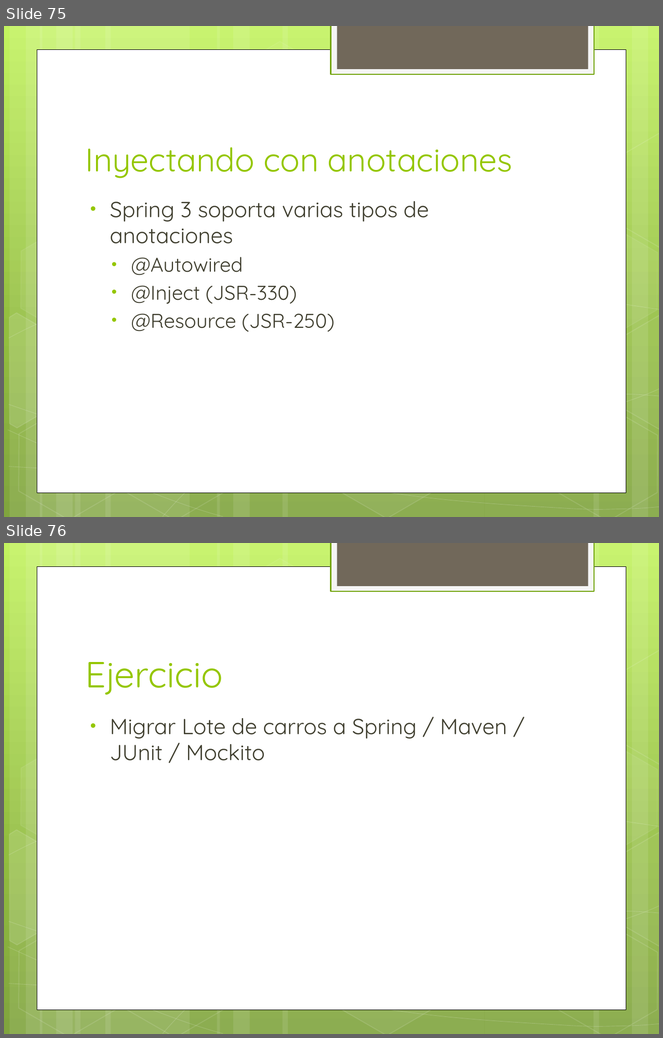
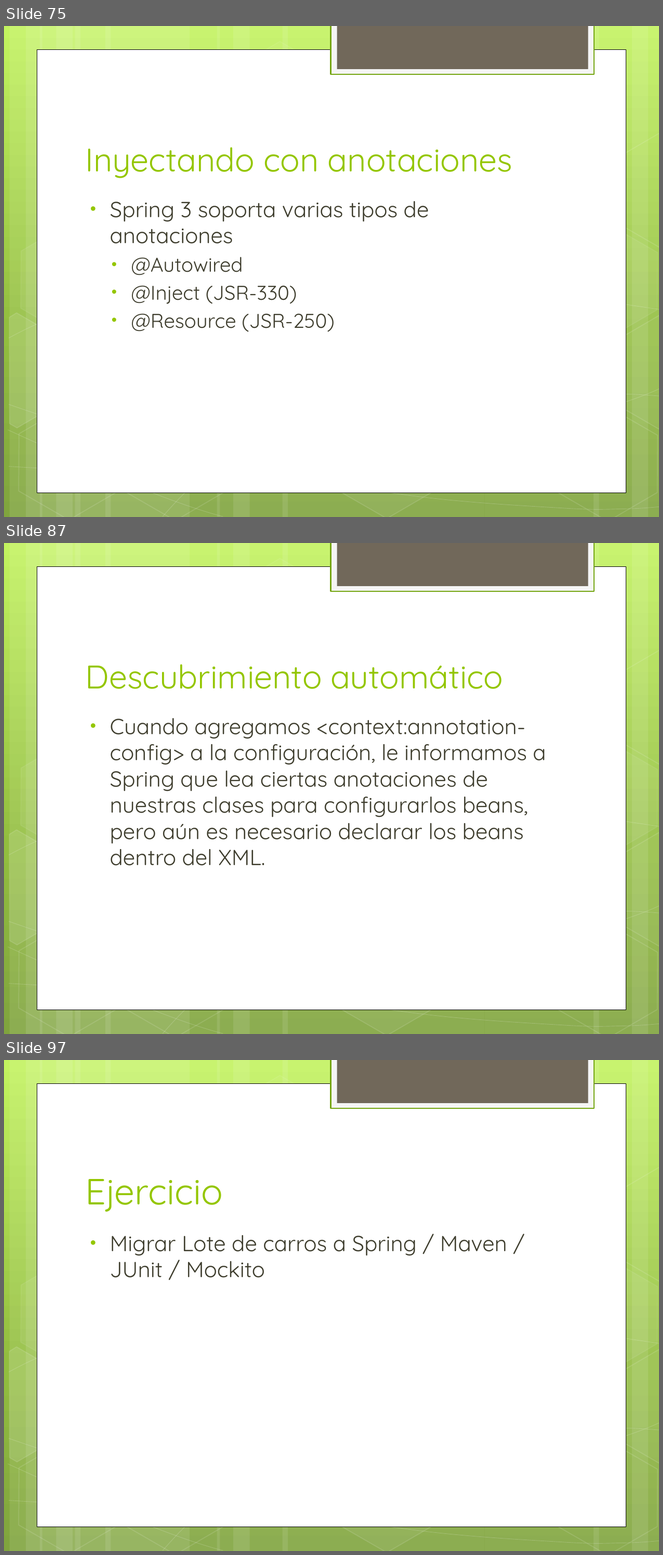
Before and after one commit to jdmr/CursoSpring, a slide deck: Presentation1.pptx. Shown one above the other, each under a label of ours: slides 75 and 76 before the commit, slides 75, 87 and 97 after it; the slides between them are not shown. The pictures are 663x1038 and 663x1555 pixels, drawn with LibreOffice and Linux fonts; fonts in the diff are those of the drawing. Boxes give left, top, right and bottom in pixels: in the first picture for what was removed or moved away, otherwise in the second. Text is boxed around its words. In the diff, an @@ line names an element or a change of style, - is before the commit and + after.

```diff
--- a/Presentation1.pptx
+++ b/Presentation1.pptx
@@ slide 87 added at <box>4,543,659,1034</box>, background gradient #C3F35F to #93BF3F to #81A53E; not listed: 31 template elements that a slide beside it also shows @@
@@ title added at <box>85,664,504,689</box>, 36 pt, text #94C600 @@
+Descubrimiento automático
@@ text added at <box>110,718,546,866</box>, 24 pt, text #3E3D2D @@
+• Cuando agregamos <context:annotation-config> a la configuración, le informamos a Spring que lea ciertas anotaciones de nuestras clases para configurarlos beans, pero aún es necesario declarar los beans dentro del XML.
@@ what was slide 76 is now slide 97 @@
```
Also in this commit, not shown: 49 other slides added.
